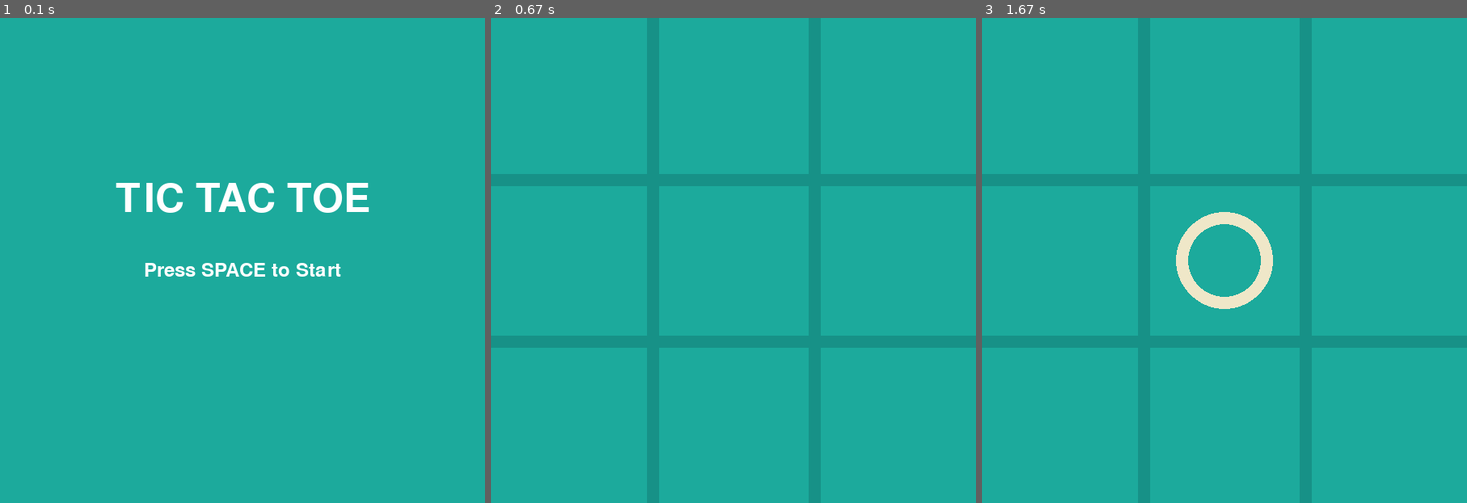
Above: before the commit, frames 1-3 (left to right).
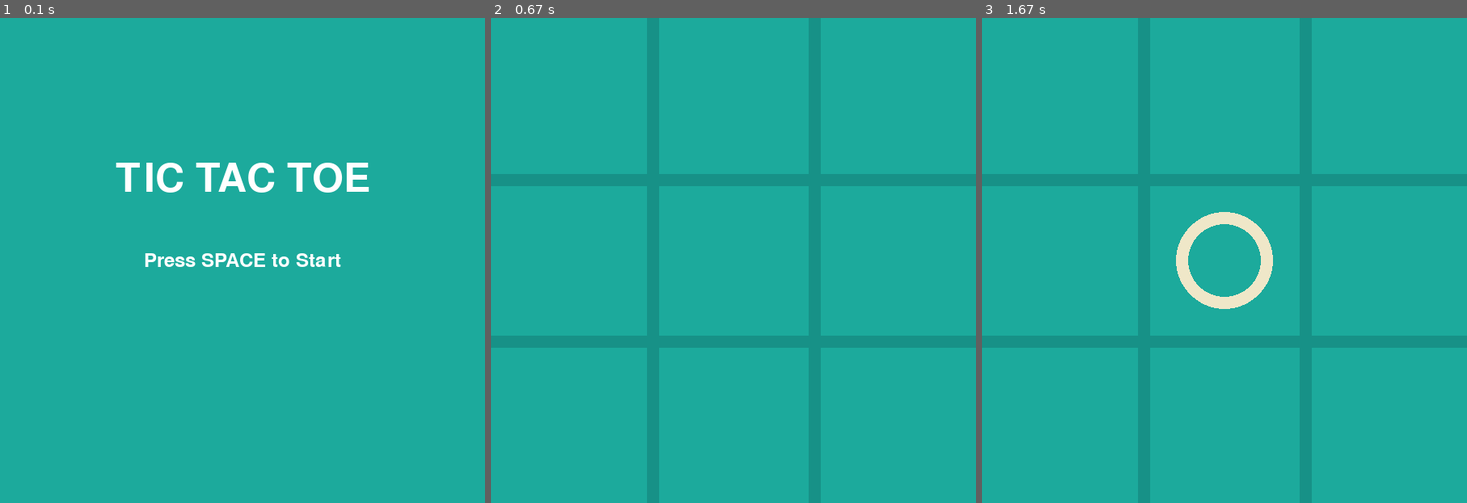
Above: after the commit, the same moments.

Repository: jackry007/TicTacToe-Pygame
Game: pygame game, started from tictactoe.py
Same seed, same stepped clock (60 frames per second), same inputs: the game is played once before the commit and once after it.
Inputs (mouse positions are in pixels of both pictures, inside the frame that each line leads up to):
- Up to frame 1 (0.1 s): no input
- Up to frame 2 (0.67 s): tap Space at 0.33 s
- Up to frame 3 (1.67 s): click (1224, 289) at 0.72 s; tap Space at 1.07, 1.37 s

The runs differ from the first frame. In frame 1, 3.2% of the frame differs, in the area x 23-77%, y 29-54%; in frame 2, nothing differs; in frame 3, nothing differs.

Commit message:
added a scoreboard in the restart page

Diff:
--- a/tictacHelpers.py
+++ b/tictacHelpers.py
@@ -163,22 +163,26 @@
 
 def draw_title_screen(screen):
     """Draws the title screen with the game title and start instructions."""
-    screen.fill((28, 170, 156))
-    font = pygame.font.Font(None, 74)
-    title_text = font.render('TIC TAC TOE', True, (255, 255, 255))
-    screen.blit(title_text, (WIDTH // 2 -
-                title_text.get_width() // 2, HEIGHT // 3))
-
-    font = pygame.font.Font(None, 36)
-    start_text = font.render('Press SPACE to Start', True, (255, 255, 255))
-    screen.blit(start_text, (WIDTH // 2 -
-                start_text.get_width() // 2, HEIGHT // 2))
+    screen.fill(BG_COLOR)
+
+    # Title text
+    font_title = pygame.font.Font(None, 74)
+    title_text = font_title.render('TIC TAC TOE', True, (255, 255, 255))
+    title_rect = title_text.get_rect(center=(WIDTH // 2, HEIGHT // 3))
+    screen.blit(title_text, title_rect)
+
+    # Start instructions
+    font_start = pygame.font.Font(None, 36)
+    start_text = font_start.render(
+        'Press SPACE to Start', True, (255, 255, 255))
+    start_rect = start_text.get_rect(center=(WIDTH // 2, HEIGHT // 2))
+    screen.blit(start_text, start_rect)
 
     pygame.display.flip()
 
 
-def draw_end_screen(screen, winner):
-    """Draws the end screen with the game result and restart instructions."""
+def draw_end_screen(screen, winner, score):
+    """Draws the end screen with the game result, scoreboard, and restart instructions."""
     screen.fill(BG_COLOR)
     for row in range(BOARD_ROWS):
         for col in range(BOARD_COLS):
@@ -192,11 +196,19 @@
         winner_text = 'Player 1 Wins!' if winner == 1 else 'Player 2 Wins!'
         end_text = font.render(winner_text, True, (255, 255, 255))
 
-    screen.blit(end_text, (WIDTH // 2 - end_text.get_width() // 2, HEIGHT // 3))
-
-    font = pygame.font.Font(None, 36)
-    restart_text = font.render('Press R to Restart', True, (255, 255, 255))
-    screen.blit(restart_text, (WIDTH // 2 -
-                restart_text.get_width() // 2, HEIGHT // 2))
+    screen.blit(end_text, (WIDTH // 2 - end_text.get_width() // 2, HEIGHT // 4))
+
+    # Scoreboard
+    font_score = pygame.font.Font(None, 36)
+    score_text = font_score.render("Player 1: {}  Player 2: {}".format(
+        score[1], score[2]), True, (255, 255, 255))
+    score_rect = score_text.get_rect(center=(WIDTH // 2, HEIGHT // 2))
+    screen.blit(score_text, score_rect)
+
+    font_restart = pygame.font.Font(None, 36)
+    restart_text = font_restart.render(
+        'Press R to Restart', True, (255, 255, 255))
+    restart_rect = restart_text.get_rect(center=(WIDTH // 2, HEIGHT * 3 // 4))
+    screen.blit(restart_text, restart_rect)
 
     pygame.display.flip()
--- a/tictactoe.py
+++ b/tictactoe.py
@@ -1,4 +1,5 @@
-import pygame, sys
+import pygame
+import sys
 from tictacHelpers import *
 
 # initializes pygame
@@ -7,39 +8,36 @@
 # Initialize the mixer
 pygame.mixer.init()
 
-# Load and play background music
+# Load and play background music, starting from 1:00 minute
 pygame.mixer.music.load('background_music.mp3')
 pygame.mixer.music.set_volume(0.5)
 pygame.mixer.music.play(start=60)
 
-# ------
 # SCREEN
-# ------
 screen = pygame.display.set_mode((WIDTH, HEIGHT))
 pygame.display.set_caption('TIC TAC TOE')
 
 # Draw title screen initially
 draw_title_screen(screen)
 
-# ---------
-# VARIABLES
-# ---------
+# GAME STATES VARIABLES
 player = 1
 game_over = False
 game_started = False
+score = {1: 0, 2: 0}  # Dictionary to keep track of wins for each player
 
-# --------
 # MAINLOOP
-# --------
 while True:
     for event in pygame.event.get():
         if event.type == pygame.QUIT:
+            # Stop music and quit the game if the window is closed
             pygame.mixer.music.stop()
             sys.exit()
 
         if not game_started:
             if event.type == pygame.KEYDOWN:
                 if event.key == pygame.K_SPACE:
+                    # Start the game when SPACE key is pressed
                     game_started = True
                     screen.fill(BG_COLOR)
                     draw_lines(screen)
@@ -52,25 +50,32 @@
                 clicked_col = int(mouseX // SQUARE_SIZE)
 
                 if available_square(clicked_row, clicked_col):
+                    # Mark the square if it's available
                     mark_square(clicked_row, clicked_col, player)
                     if check_win(player, screen):
+                        # If a player wins, update the score, end the game, and display the end screen
+                        score[player] += 1
                         game_over = True
                         screen.fill(BG_COLOR)
-                        draw_end_screen(screen, player)
+                        draw_end_screen(screen, player, score)
                     elif is_board_full():
+                        # If the board is full and no one wins, end the game and display the end screen with a draw message
                         game_over = True
                         screen.fill(BG_COLOR)
-                        draw_end_screen(screen, 0)
+                        draw_end_screen(screen, 0, score)
                     else:
+                        # Switch player for the next turn
                         player = player % 2 + 1
                     draw_figures(screen)
 
             if event.type == pygame.KEYDOWN:
                 if event.key == pygame.K_r and game_over:
+                    # Restart the game if it's over and 'R' key is pressed
                     restart(screen)
                     player = 1
                     game_over = False
                 elif event.key == pygame.K_r and not game_started:
+                    # If the game hasn't started and 'R' key is pressed, start the game again
                     game_started = True
                     screen.fill(BG_COLOR)
                     draw_lines(screen)
